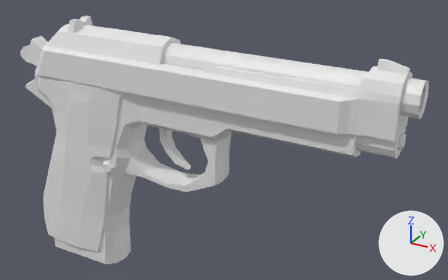
The FBX model Assets/Objects/Weapons/M9/M92.fbx, before and after one commit.
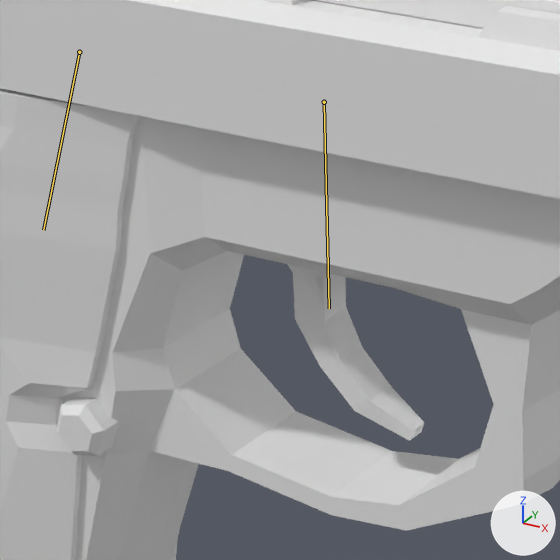
Each version is shown whole from a camera (50 mm lens) standing at (0.2373, -0.274, 0.1354) and looking at (0.0783, 0.0152, -0.0092), then close up on the part from 20% to 50% of the width and 23% to 71% of the height. Lighting does not change. The marker at lower right points along +X, +Y and +Z. Both versions are drawn at frame 8 of the action 'Armature|ArmatureAction'; the numbers are the values there. The bones that bend it are drawn over the model as lines in the close-ups.

In view in the first close-up: 'Barrel', 'Frame', 'Grips', 'Magazine Release', 'Slide', 'Trigger'.
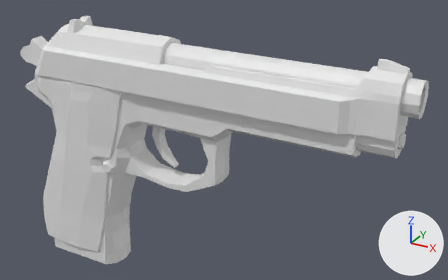
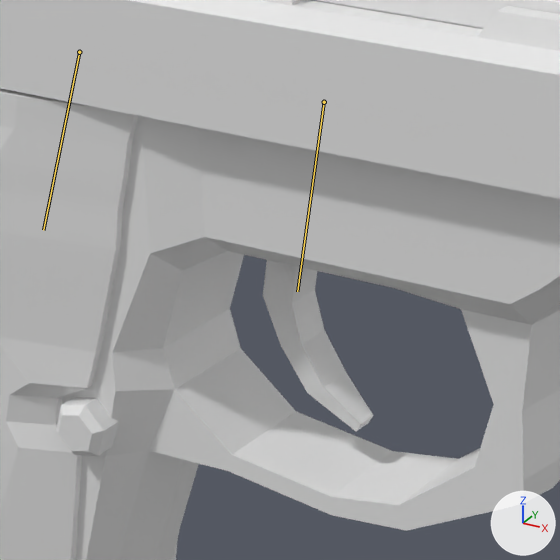
Pixel boxes [x1, y1, x2, y2] of what changed, in the close-ups (560 x 560 px):
'Trigger', posed: before [287, 264, 424, 441]; after [263, 260, 373, 431]
bone 'Trigger', root to tip: before (324, 102) to (329, 308); after (324, 102) to (297, 291)

The edits, one by one:
Bone 'Trigger' (bone_trigger) turns from (1, 0, 0) to (13, 3, -2) degrees about its own x, y and z.
